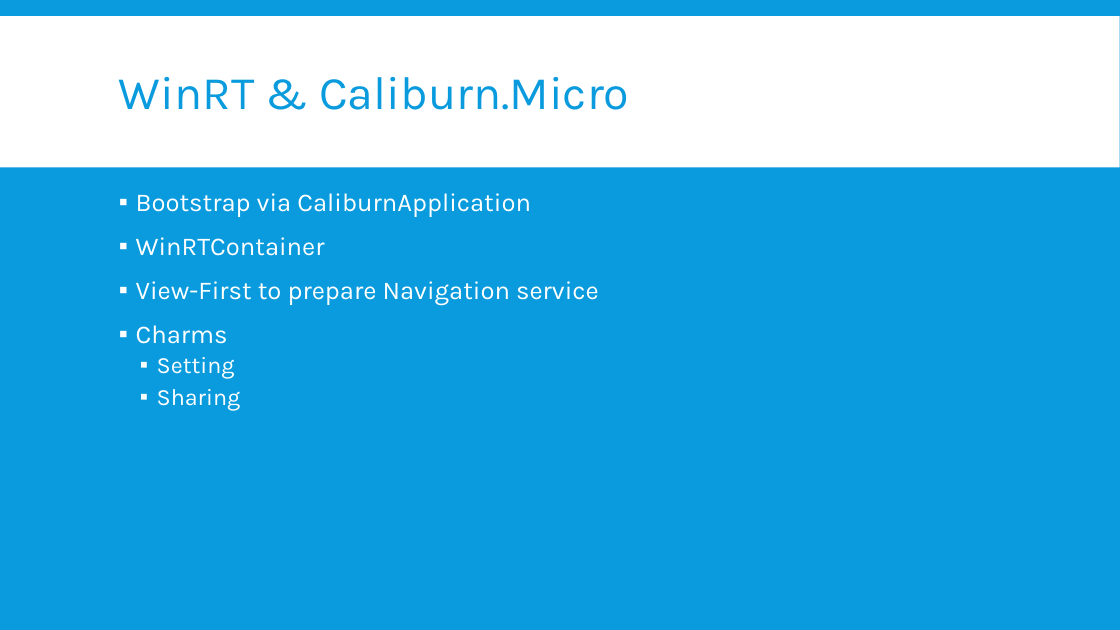
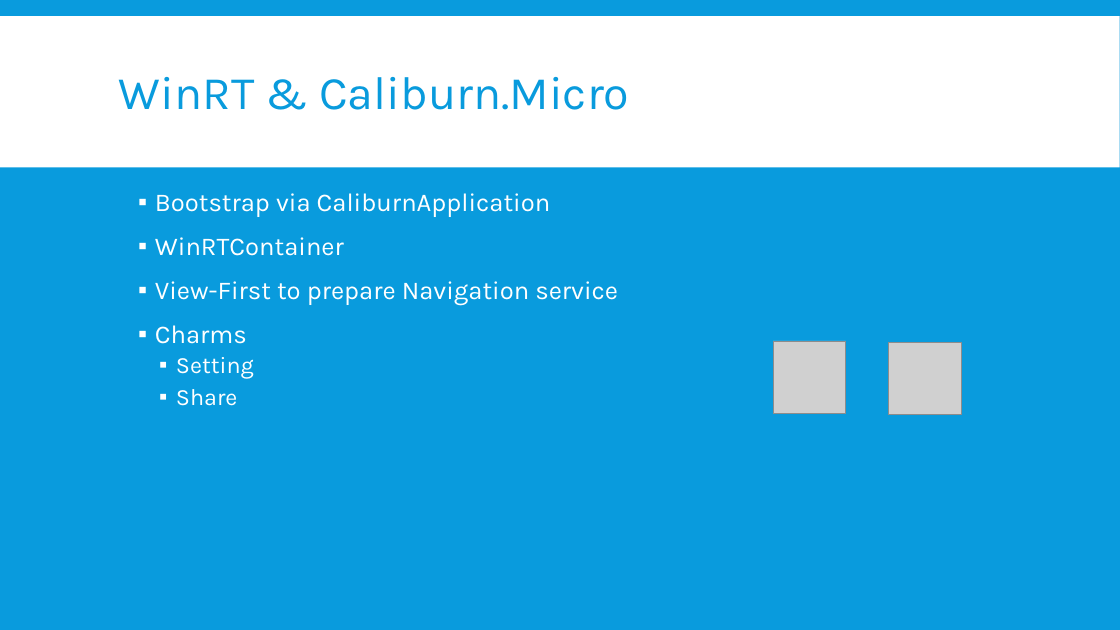
Before and after one commit to kimsk/NashDotNet, a slide deck: slide 8 of WinRT and Caliburn.Micro.pptx. Drawn at 1120x630 pixels with LibreOffice and Linux fonts; fonts in the diff are those of the drawing; grey boxes stand for pictures; background and template pictures are left out. Boxes give left, top, right and bottom in pixels: in the first picture for what was removed or moved away, otherwise in the second. Text is boxed around its words. In the diff, an @@ line names an element or a change of style, - is before the commit and + after.

```diff
--- a/WinRT and Caliburn.Micro.pptx
+++ b/WinRT and Caliburn.Micro.pptx
@@ text "Bootstrap via CaliburnApplication": place and size @@
-text "Bootstrap via CaliburnApplication" at [136,193,599,411]
+text "Bootstrap via CaliburnApplication" at [155,193,618,406]
@@ picture added at [773,341,845,413] @@
@@ picture added at [889,343,961,415] @@
@@ text at [176,389,237,406]: text changed @@
-  ▪ Sharing
+  ▪ Share
```
Also in this commit, not shown: 4 other slides changed.
